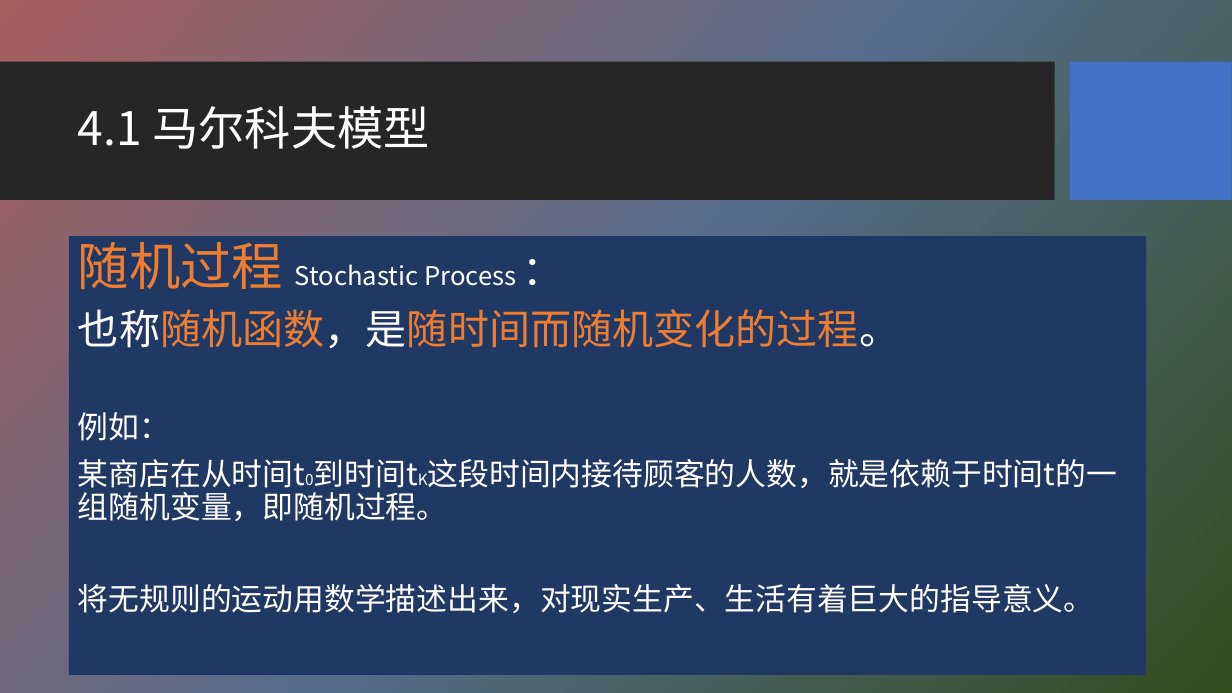
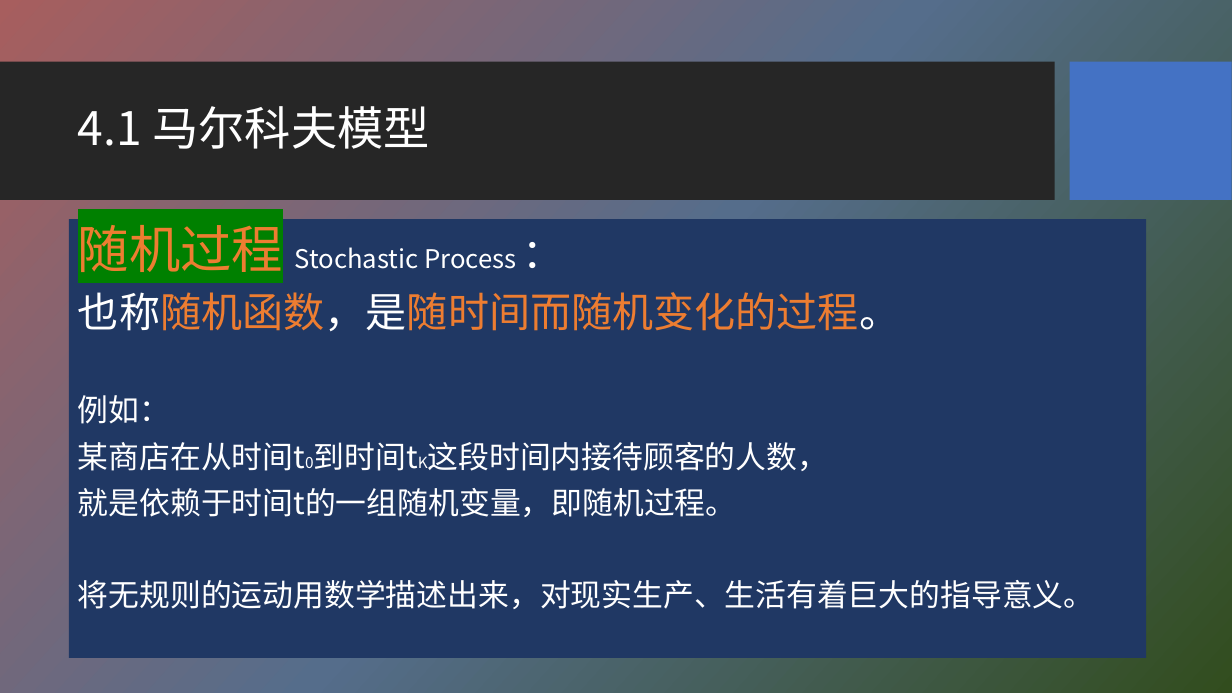
Before and after one commit to HBU/NLP_PPT, a slide deck: slide 3 of PPT-2020/ch04 隐马尔科夫模型.pptx. Drawn at 1232x693 pixels with LibreOffice and Linux fonts; fonts in the diff are those of the drawing; background and template pictures are left out. Boxes give left, top, right and bottom in pixels: in the first picture for what was removed or moved away, otherwise in the second. Text is boxed around its words. In the diff, an @@ line names an element or a change of style, - is before the commit and + after.

```diff
--- a/PPT-2020/ch04 隐马尔科夫模型.pptx
+++ b/PPT-2020/ch04 隐马尔科夫模型.pptx
@@ text "随机过程 Stochastic Process ：": place and size @@
-text "随机过程 Stochastic Process ：" at <box>68,237,1146,676</box>
+text "随机过程 Stochastic Process ：" at <box>68,219,1146,658</box>
@@ text at <box>78,225,516,272</box>: highlight none to #008000 in "随机过程" @@
@@ text at <box>78,442,736,517</box>: text changed @@
-某商店在从时间t0到时间tK这段时间内接待顾客的人数，就是依赖于时间t的一组随机变量，即随机过程。
+某商店在从时间t0到时间tK这段时间内接待顾客的人数，
+就是依赖于时间t的一组随机变量，即随机过程。
```
Also in this commit, not shown: 15 other slides changed, 1 other file.
